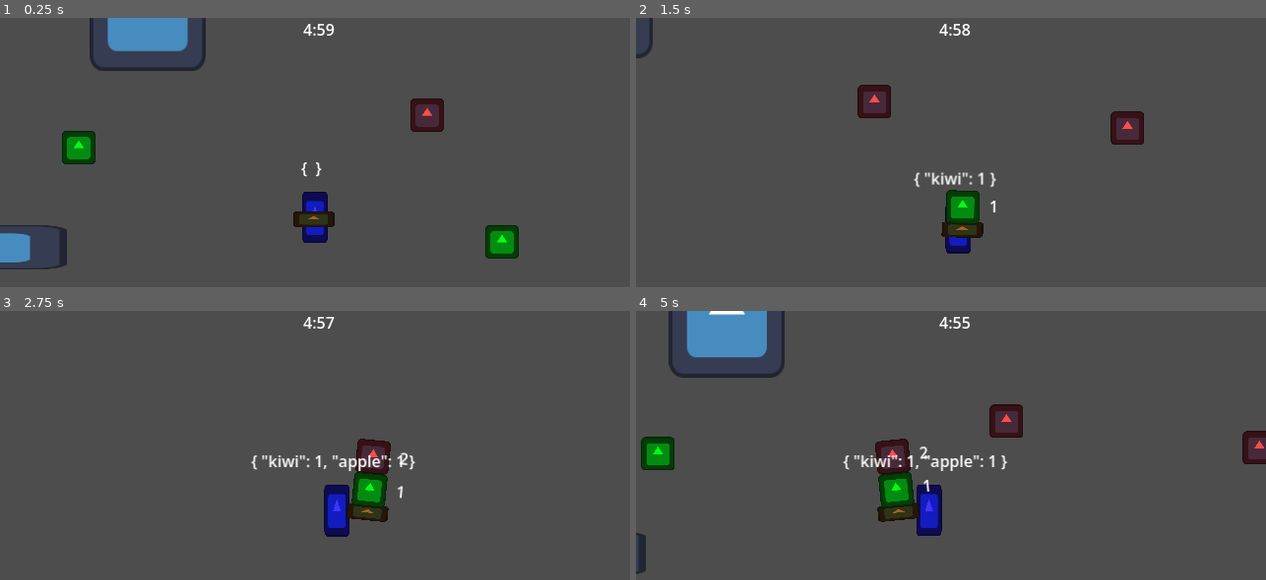
Above: before the commit, frames 1-4 (two rows, left to right).
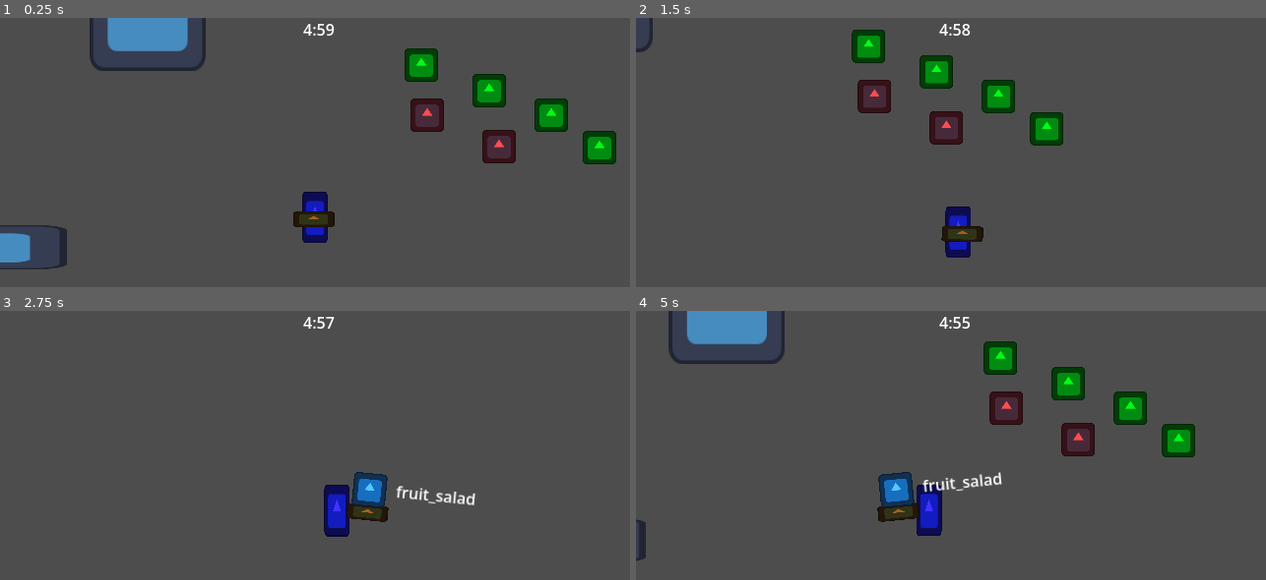
Above: after the commit, the same moments.

Repository: Tabagstine/lsdjam-2026-entry
Game: Godot game, scene res://zones/test_zone.tscn
Two runs of this game, one before a commit and one after it. Both use one fixed random seed, a clock stepped at 60 frames per second and the inputs below. The engine's default icon, where the game draws it, is replaced by a stand-in: a white triangle on a blue panel in a dark square.
Inputs:
- Up to frame 1 (0.25 s): no input
- Up to frame 2 (1.5 s): hold D (move_right) 0.53-1.28 s; tap Q (delete_recent_food) at 0.6 s; tap E (interact) at 0.8, 1.35 s; hold S (move_down) from 1.28 s (still down)
- Up to frame 3 (2.75 s): tap M (m, bound only before the commit) at 1.55, 2.1 s; release S (move_down) at 2.03 s; hold D (move_right) from 2.03 s (still down); tap Q (delete_recent_food) at 2.3 s
- Up to frame 4 (5 s): release D (move_right) at 2.78 s; hold W (move_up) 2.78-3.53 s; tap Q (delete_recent_food) at 2.85, 4.55 s; tap E (interact) at 3.05, 3.6 s; hold A (move_left) from 3.53 s (still down); tap M (m, bound only before the commit) at 3.8, 4.35 s

The runs differ from the first frame. In frame 1, 4.6% of the frame differs, in the area x 9-98%, y 11-90%; in frame 2, 5.7%; in frame 3, 2.0%; in frame 4, 8.5%, in the area x 0-100%, y 0-98%.

Commit message:
Food stack rework & monster eating
Reworked how the food stack system worked internally, and let the monster eat foods now.

Diff:
--- a/food/food_base/food_base.gd
+++ b/food/food_base/food_base.gd
@@ -7,7 +7,7 @@
 
 @onready var interactable_component: InteractableComponent = $InteractableComponent
 @onready var player: Player =get_tree().get_first_node_in_group("player")
-var ingredient_display=preload("res://food/food_stack/ingredient_stack_display.tscn")
+var ingredient_display=preload("res://food/food_stack/stacked_ingredient.tscn")
 
 func _process(_delta: float) -> void:
 	interactable_component.interacted=Input.is_action_just_pressed("interact")
--- a/food/food_stack/ingredient_stack_display.tscn
+++ /dev/null
@@ -1,12 +0,0 @@
-[gd_scene format=3 uid="uid://d0dym8f872a4w"]
-
-[ext_resource type="Script" uid="uid://01gn1tqb2o18" path="res://food/food_stack/ingredient_stack_display.gd" id="1_nve2f"]
-
-[node name="IngredientStackDisplay" type="Node2D" unique_id=662860180]
-script = ExtResource("1_nve2f")
-
-[node name="Label" type="Label" parent="." unique_id=222846263]
-offset_left = 27.0
-offset_top = -30.0
-offset_right = 67.0
-offset_bottom = -7.0
--- a/food/food_stack/ingredient_stack_display.gd
+++ b/food/food_stack/stacked_ingredient.gd
@@ -1,10 +1,12 @@
 extends Node2D
-class_name IngredientStackDisplay
+class_name StackedIngredient
 var stack_number: int
 var height: float
 var stack_order: Array[int]
+var food_name: String = "stacked_ingredient"
+var food_quality: float = 1.0
 
 func _process(_delta: float) -> void:
-	$Label.text=str(stack_number)
+	$Label.text=str(food_name)
 func remove():
 	queue_free()
--- /dev/null
+++ b/food/food_stack/stacked_ingredient.tscn
@@ -0,0 +1,12 @@
+[gd_scene format=3 uid="uid://d0dym8f872a4w"]
+
+[ext_resource type="Script" uid="uid://01gn1tqb2o18" path="res://food/food_stack/stacked_ingredient.gd" id="1_wepfu"]
+
+[node name="StackedIngredient" type="Node2D" unique_id=662860180 groups=["stacked_ingredient"]]
+script = ExtResource("1_wepfu")
+
+[node name="Label" type="Label" parent="." unique_id=222846263]
+offset_left = 27.0
+offset_top = -30.0
+offset_right = 67.0
+offset_bottom = -7.0
--- a/global_resources/scripts/globals.gd
+++ b/global_resources/scripts/globals.gd
@@ -12,48 +12,34 @@
 	var player: Player=get_tree().get_first_node_in_group("player")
 	var food_result: Recipe = possible_recipes[0]
 	var recipe_passed: bool = true
-	if !player.foods_carried.is_empty():
-		for recipe_num in possible_recipes.size():
-			recipe_passed=player.foods_carried==possible_recipes[recipe_num].ingredients
-			if recipe_passed:
-				food_result=possible_recipes[recipe_num]
+	for recipe_num in possible_recipes.size():
+		recipe_passed=player.get_food_stack_dictionary()==possible_recipes[recipe_num].ingredients
+		if recipe_passed:
+			food_result=possible_recipes[recipe_num]
 	print(food_result.recipe_name)
 	return food_result
-func remove_food_from_stack(ingredient):
+func remove_specific_food_from_stack(ingredient):
 	var player: Player=get_tree().get_first_node_in_group("player")
-	var ingredient_stack=player.bowl.find_child("Stack")
-	if player.food_stack_order.has(ingredient):
-		#Find which ingredient to delete
-		var ingredient_number=0 #Number to be deleted in array
-		for i in player.food_stack_order.size():
-			if player.food_stack_order[i]==ingredient: ingredient_number=i
-		#Remove ingredient from stack
-		player.food_stack_order.remove_at(ingredient_number)
-		ingredient_stack.get_child(ingredient_number).remove()
-		#Food Dictionary Manager
-		player.foods_carried[ingredient]-=1
-		if player.foods_carried[ingredient]<=0:
-			player.foods_carried.erase(ingredient)
-		print(player.food_stack_order)
-func add_food_to_stack(food):
+	for i in player.get_stacked_ingredients().size():
+		if player.get_stacked_ingredients()[i].food_name==ingredient:
+			player.stack.remove_child(player.get_stacked_ingredients()[i])
+			break
+func add_food_to_stack(food,quality:float=1):
 	var player: Player=get_tree().get_first_node_in_group("player")
-	var ingredient_display=preload("res://food/food_stack/ingredient_stack_display.tscn")
+	var stacked_ingredient=preload("res://food/food_stack/stacked_ingredient.tscn")
 	var ingredient_stack=player.bowl.find_child("Stack")
 	var food_type: Food = load("res://food/foods/"+str(food)+".tscn").instantiate()
 
-	var new_ingredient_display=ingredient_display.instantiate()
-	ingredient_stack.add_child(new_ingredient_display)
-	new_ingredient_display.stack_number=ingredient_stack.get_child_count()
-	new_ingredient_display.height=food_type.stack_sprite.texture.get_height()*food_type.stack_sprite.scale.y
-	food_type.stack_sprite.reparent(new_ingredient_display)
+	var new_stacked_ingredient: StackedIngredient =stacked_ingredient.instantiate()
+	ingredient_stack.add_child(new_stacked_ingredient)
+
+	new_stacked_ingredient.stack_number=ingredient_stack.get_child_count()
+	new_stacked_ingredient.height=food_type.stack_sprite.texture.get_height()*food_type.stack_sprite.scale.y
+	new_stacked_ingredient.food_quality=quality
+	new_stacked_ingredient.food_name=food
+	food_type.stack_sprite.reparent(new_stacked_ingredient)
 	food_type.stack_sprite.position=Vector2(0,-(food_type.stack_sprite.texture.get_height()*food_type.stack_sprite.scale.y)/2)
 	food_type.stack_sprite.rotation=0
-
-	player.food_stack_order.insert(player.food_stack_order.size(),food)
-	if player.foods_carried.has(food):
-		player.foods_carried[food]+=1
-	else:
-		player.foods_carried[food]=1
 func add_recipe(recipe: String):
 	return load("res://recipes/"+recipe+".tres")
 func add_time(seconds,minutes):
--- a/kitchen/kitchen_counter.gd
+++ b/kitchen/kitchen_counter.gd
@@ -10,7 +10,6 @@
 func interacted():
 	var attempted_food:Recipe=Globals.get_food_result()
 	if attempted_food.recipe_name!="failed":
-		for i in player.food_stack_order.size():
-			var recent_food:String=player.food_stack_order[player.food_stack_order.size()-1]
-			Globals.remove_food_from_stack(recent_food)
-		Globals.add_food_to_stack(attempted_food.recipe_name)
+		for i in player.get_food_stack_array().size():
+			player.stack.remove_child(player.stack.get_child(0))
+		Globals.add_food_to_stack(attempted_food.recipe_name,1)
--- a/monster/monster.gd
+++ b/monster/monster.gd
@@ -1,8 +1,17 @@
 extends CharacterBody2D
 @onready var interactable_component: InteractableComponent = $InteractableComponent
+@onready var player: Player=get_tree().get_first_node_in_group("player")
+
+var requested_food: String = "fruit_salad"
+var anger: float = 0
 
 func _process(_delta: float) -> void:
 	interactable_component.interacted=Input.is_action_just_pressed("interact")
 	interactable_component.tick()
 func interacted():
-	print("hi")
+	if player.get_food_stack_array().has(requested_food):
+		for i in player.get_stacked_ingredients().size():
+			if player.get_stacked_ingredients()[i].food_name==requested_food:
+				var eaten_food:StackedIngredient=player.get_stacked_ingredients()[i]
+				Globals.remove_specific_food_from_stack(requested_food)
+				break
--- a/player/player.gd
+++ b/player/player.gd
@@ -5,26 +5,45 @@
 @export_range(0,1,0.01) var acceleration: float
 
 @onready var bowl: Node2D = $Bowl
+@onready var stack: Node2D = $Bowl/Stack
 @onready var bowl_start_pos: Vector2 = $Bowl.position
-var food_stack_order: Array
-var foods_carried: Dictionary
 var move_direction: Vector2
 
 func _physics_process(delta: float) -> void:
-	if Input.is_action_just_pressed("m"):
-		Globals.add_food_to_stack("apple")
-
+	if Input.is_action_just_pressed("debug_action"):
+		Globals.add_food_to_stack("fruit_salad",1)
 	bowl.position.x=lerpf(bowl.position.x,signf(move_direction.x)*30,delta*10)
 	bowl.rotation=lerpf(bowl.rotation,signf(move_direction.x)/10,delta*10)
 	bowl.position.y=lerpf(bowl.position.y,bowl_start_pos.y,delta*15)
 	if Input.is_action_just_pressed("delete_recent_food"):
-		if !food_stack_order.is_empty():
+		if !get_stacked_ingredients().is_empty():
+			get_stacked_ingredients()[0].remove()
 			bowl.position.y+=4
-			var recent_food:String=food_stack_order[food_stack_order.size()-1]
-			Globals.remove_food_from_stack(recent_food)
-	$Label.text=str(foods_carried)
 
 	move_direction=Input.get_vector("move_left","move_right","move_up","move_down")
 	velocity+=move_direction*base_move_speed*delta
 	velocity*=acceleration
 	move_and_slide()
+func get_food_stack_dictionary():
+	var food_stack_dictionary: Dictionary
+	for i in get_food_stack_array().size():
+		if food_stack_dictionary.has(get_food_stack_array()[i]):
+			food_stack_dictionary[get_food_stack_array()[i]]+=1
+		else:
+			food_stack_dictionary[get_food_stack_array()[i]]=1
+	return food_stack_dictionary
+func get_food_stack_array():
+	var food_stack: Array
+	for i in stack.get_child_count():
+		food_stack.insert(i,get_stacked_ingredients()[i].food_name)
+	return food_stack
+	print(food_stack)
+func get_stacked_ingredients():
+	var stacked_ingredients: Array[StackedIngredient]
+	for i in stack.get_child_count():
+		if stack.get_child(i).is_in_group("stacked_ingredient"):
+			var iterated_child: StackedIngredient = stack.get_child(i)
+			stacked_ingredients.insert(0,iterated_child)
+	if stacked_ingredients.size()>0:
+		print(stacked_ingredients[0].food_name)
+	return stacked_ingredients
--- a/project.godot
+++ b/project.godot
@@ -36,6 +36,7 @@
 [global_group]
 
 player=""
+stacked_ingredient=""
 
 [input]
 
@@ -74,7 +75,7 @@
 "events": [Object(InputEventKey,"resource_local_to_scene":false,"resource_name":"","device":-1,"window_id":0,"alt_press …(192 unchanged characters)…
 ]
 }
-m={
+debug_action={
 "deadzone": 0.2,
 "events": [Object(InputEventKey,"resource_local_to_scene":false,"resource_name":"","device":-1,"window_id":0,"alt_press …(192 unchanged characters)…
 ]
--- a/zones/test_zone.tscn
+++ b/zones/test_zone.tscn
@@ -9,11 +9,11 @@
 [node name="TestZone" type="Node2D" unique_id=1308950749]
 y_sort_enabled = true
 
-[node name="Apple4" parent="." unique_id=1926744622 instance=ExtResource("4_ogn4w")]
-position = Vector2(691, 263)
-
 [node name="Apple5" parent="." unique_id=1725076202 instance=ExtResource("4_ogn4w")]
 position = Vector2(434, 236)
+
+[node name="Apple6" parent="." unique_id=1670747316 instance=ExtResource("4_ogn4w")]
+position = Vector2(507, 268)
 
 [node name="Player" parent="." unique_id=45304273 instance=ExtResource("2_sqwcv")]
 position = Vector2(320, 350)
@@ -22,13 +22,16 @@
 position = Vector2(150, 176)
 
 [node name="Kiwi4" parent="." unique_id=1729386149 instance=ExtResource("4_2t3pr")]
-position = Vector2(80, 269)
+position = Vector2(497, 211)
 
 [node name="Kiwi2" parent="." unique_id=234959472 instance=ExtResource("4_2t3pr")]
-position = Vector2(510, 365)
+position = Vector2(560, 236)
+
+[node name="Kiwi5" parent="." unique_id=826178151 instance=ExtResource("4_2t3pr")]
+position = Vector2(609, 269)
 
 [node name="Kiwi3" parent="." unique_id=301203381 instance=ExtResource("4_2t3pr")]
-position = Vector2(341, 105)
+position = Vector2(428, 185)
 
 [node name="KitchenCounter" parent="." unique_id=1330311833 instance=ExtResource("5_2t3pr")]
 position = Vector2(-52, 377)
Renamed: food/food_stack/ingredient_stack_display.gd.uid -> food/food_stack/stacked_ingredient.gd.uid
